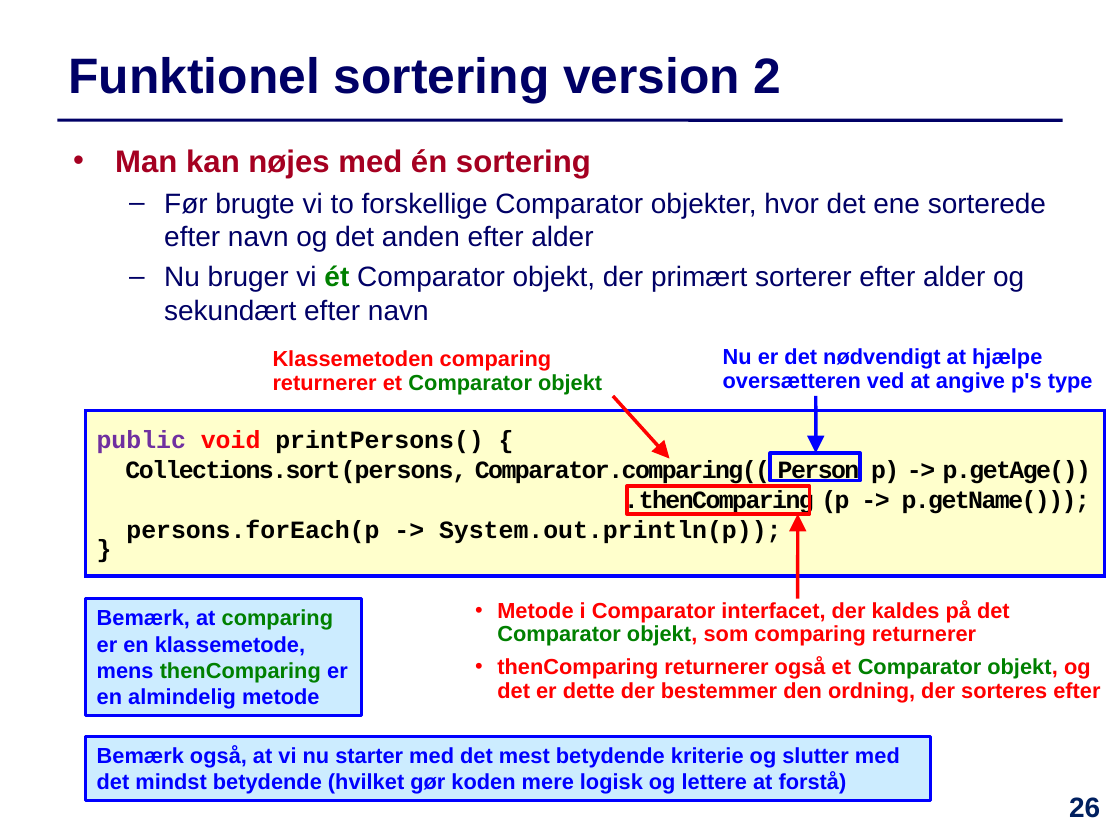
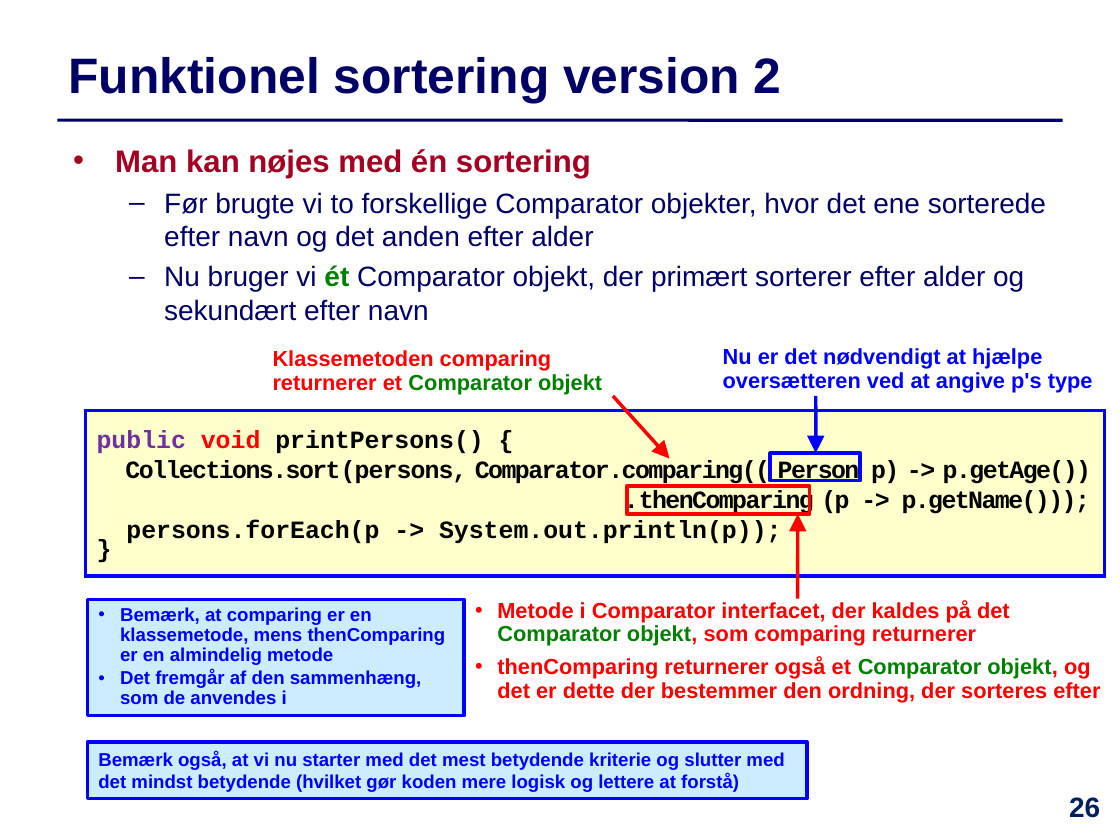
Before and after one commit to IntProgAU/Materiale, a slide deck: slide 26 of web/e22/uge_5b/Slides-Uge5-Torsdag.pptx. Drawn at 1120x840 pixels with LibreOffice and Linux fonts; fonts in the diff are those of the drawing. Boxes give left, top, right and bottom in pixels: in the first picture for what was removed or moved away, otherwise in the second. Text is boxed around its words. In the diff, an @@ line names an element or a change of style, - is before the commit and + after.

```diff
--- a/web/e22/uge_5b/Slides-Uge5-Torsdag.pptx
+++ b/web/e22/uge_5b/Slides-Uge5-Torsdag.pptx
@@ rectangle "Bemærk, at comparing er en ...": place and size @@
-rectangle "Bemærk, at comparing er en ..." at [85, 599, 361, 716]
+rectangle "Bemærk, at comparing er en ..." at [87, 599, 464, 716]
@@ text in rectangle at [120, 607, 446, 665]: size 14 to 12 pt in "Bemærk, at comparing er en klassemetode, mens ..."; text colour #008000 to #0000FF in "comparing thenComparing"; bullet none to •; line spacing 1 to 0.9 @@
@@ text in rectangle at [120, 670, 422, 709]: paragraph added @@
+• Det fremgår af den sammenhæng, som de anvendes i
@@ rectangle "Bemærk også, at vi nu ...": place and size @@
-rectangle "Bemærk også, at vi nu ..." at [85, 737, 930, 801]
+rectangle "Bemærk også, at vi nu ..." at [87, 743, 806, 799]
@@ rectangle "Bemærk også, at vi nu ..." at [87, 743, 806, 799]: size 14 to 12 pt @@
```
Also in this commit, not shown: 1 other slide changed, 1 other file.
